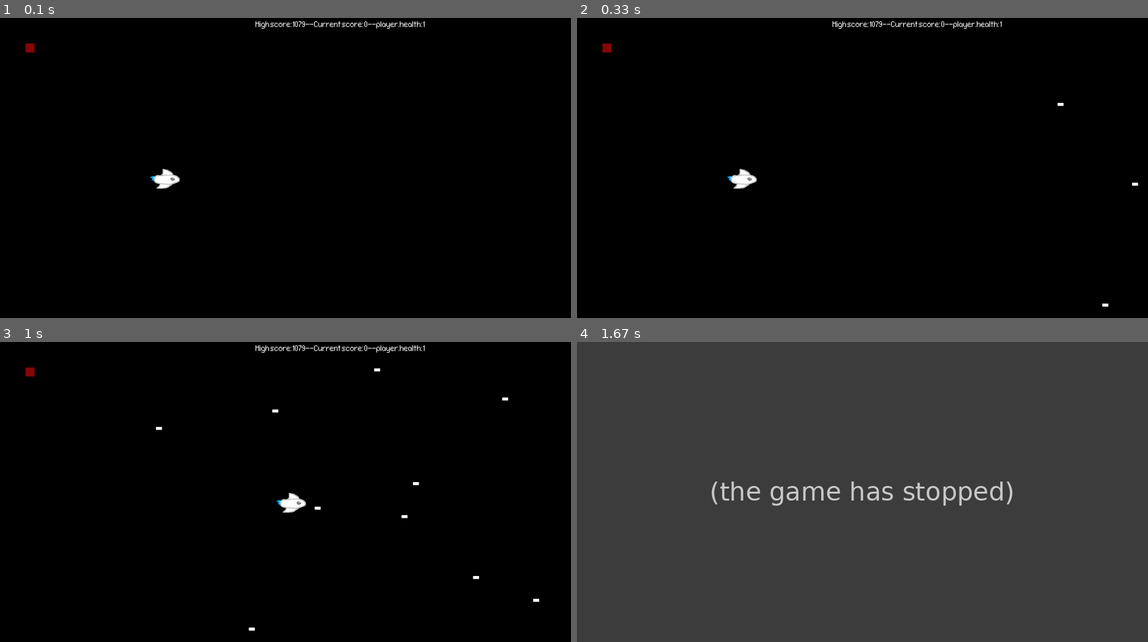
Above: before the commit, frames 1-4 (two rows, left to right).
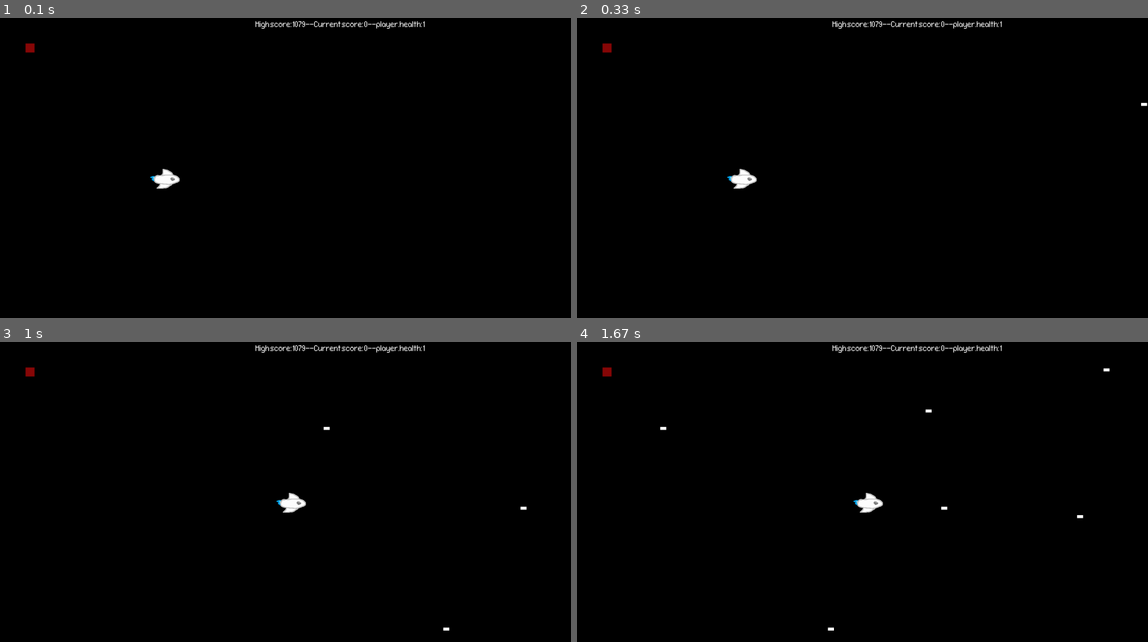
Above: after the commit, the same moments.

Repository: freshJester/pygame-prototypes
Game: pygame game, started from space_game_ver2_with_armor.py
The game is run twice, just before and just after one commit, with the same random seed, the same clock (stepped at 60 frames per second) and the same inputs.
Inputs:
- Up to frame 1 (0.1 s): no input
- Up to frame 2 (0.33 s): no input
- Up to frame 3 (1 s): hold D 0.33-0.8 s
- Up to frame 4 (1.67 s): no input

Frame 1 is identical in both runs. In frame 2, less than 0.1% of the frame differs, in the area x 84-100%, y 28-97%; in frame 3, 0.2%; in frame 4, 100%, in the area x 0-100%, y 0-100%.
Before the commit the program exited at 1.05 s; later frames show no game.

Commit message:
Turn difficulty down

Diff:
--- a/space_game_ver2_with_armor.py
+++ b/space_game_ver2_with_armor.py
@@ -73,7 +73,7 @@
         super(Enemy, self).__init__()
         self.surf = pygame.Surface((20, 10))
         self.surf.fill((255, 255, 255))
-        self.speed = random.gauss(mu=22, sigma=3)  # Speed of enemies
+        self.speed = random.gauss(mu=15, sigma=3)  # Speed of enemies
         self.rect = self.surf.get_rect(
             center=(
                 random.randint(SCREEN_WIDTH + 20, SCREEN_WIDTH + 100),
@@ -195,7 +195,7 @@
     # Create a custom event for adding a new enemy
     ADDENEMY = pygame.USEREVENT + 1
     # pygame.time.set_timer(ADDENEMY, 250)
-    pygame.time.set_timer(ADDENEMY, 85)  # This is the timer for when each enemy gets added
+    pygame.time.set_timer(ADDENEMY, 250)  # This is the timer for when each enemy gets added
 
     # Create a custome event for adding a armor powerup
     ADDARMOR = pygame.USEREVENT + 2
